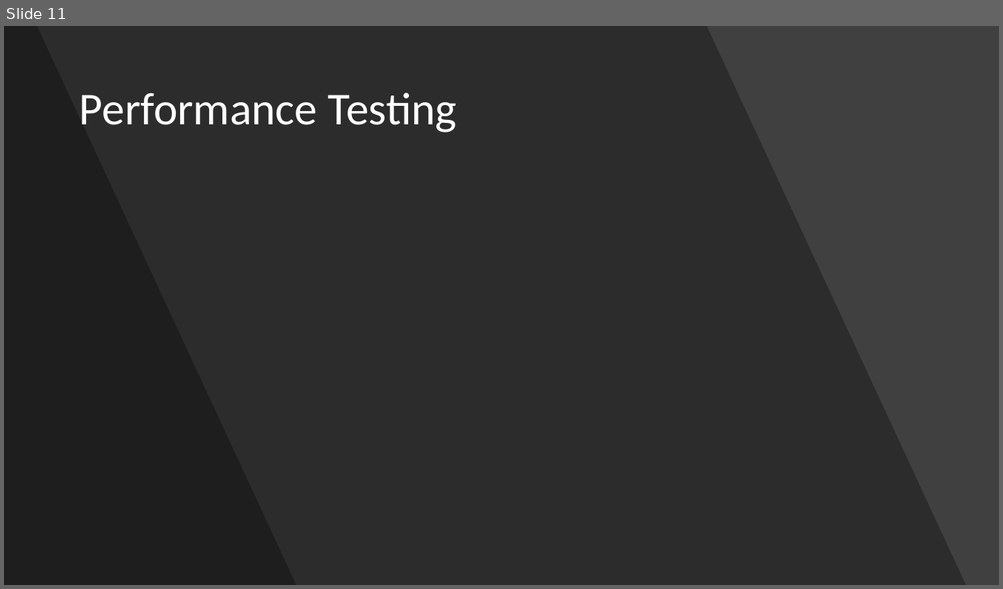
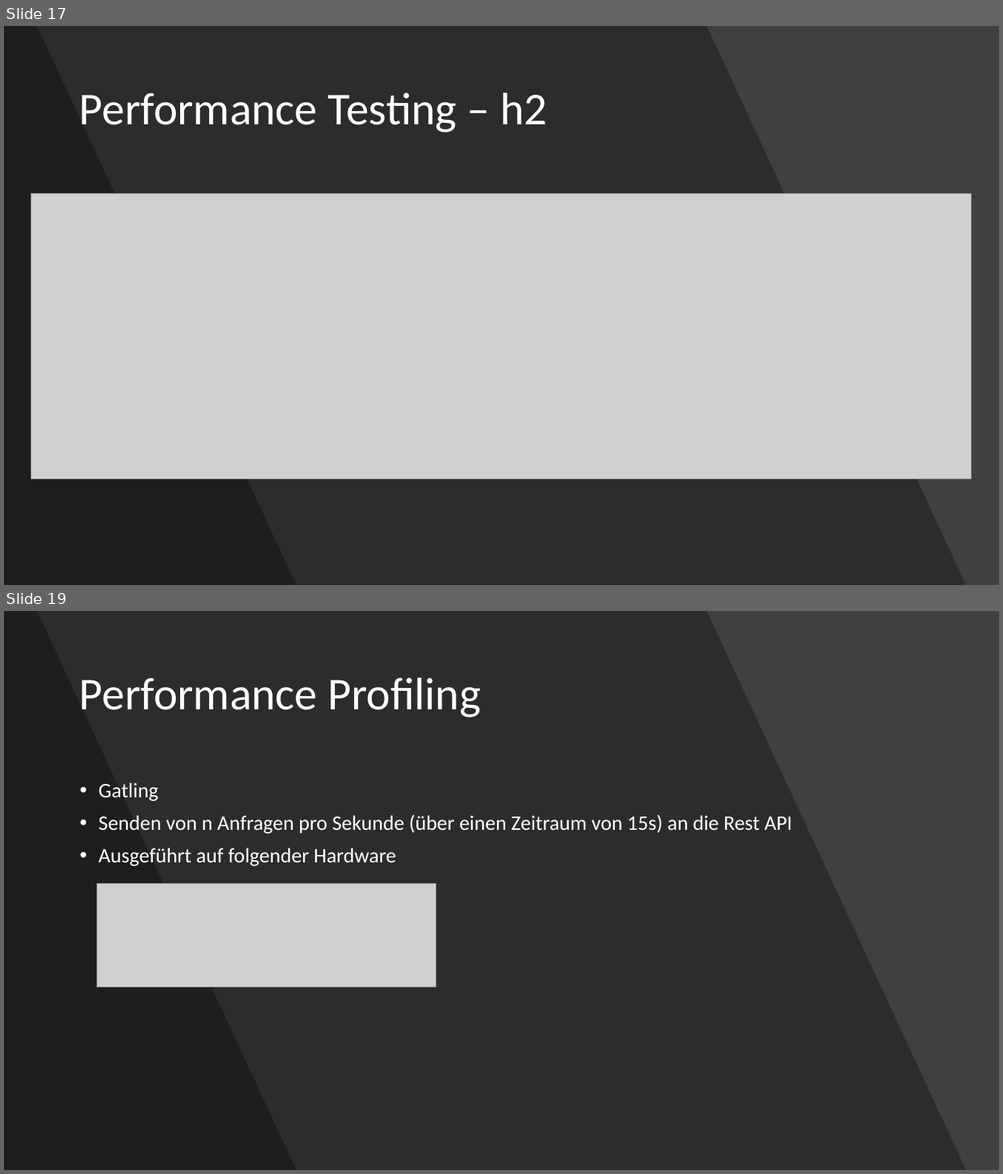
Before and after one commit to webbureaucrat/learn-duel, a slide deck: swar_learn_duel.pptx. Shown one above the other, each under a label of ours: slide 11 before the commit, slides 17 and 19 after it; the slides between them are not shown. The pictures are 1003x589 and 1003x1174 pixels, drawn with LibreOffice and Linux fonts; fonts in the diff are those of the drawing; grey boxes stand for pictures. Boxes give left, top, right and bottom in pixels: in the first picture for what was removed or moved away, otherwise in the second. Text is boxed around its words. In the diff, an @@ line names an element or a change of style, - is before the commit and + after.

```diff
--- a/swar_learn_duel.pptx
+++ b/swar_learn_duel.pptx
@@ slide 19 added at <box>4,611,999,1170</box>, background #404040 @@
@@ freeform shape added at <box>4,611,966,1170</box>, fill #000000 at 30% opacity @@
@@ freeform shape added at <box>4,611,296,1170</box>, fill #000000 at 30% opacity @@
@@ title added at <box>79,678,481,718</box>, 44 pt, text #FFFFFF @@
+Performance Profiling
@@ text added at <box>99,783,792,866</box>, 20 pt, text #FFFFFF @@
+• Gatling
+• Senden von n Anfragen pro Sekunde (über einen Zeitraum von 15s) an die Rest API
+• Ausgeführt auf folgender Hardware
@@ picture added at <box>96,883,436,987</box> @@
@@ what was slide 11 is now slide 17 @@
@@ slide 17 changed as well @@
@@ title at <box>79,93,547,133</box>: text changed @@
-Performance Testing
+Performance Testing – h2
@@ picture added at <box>31,194,972,479</box> @@
```
Also in this commit, not shown: 8 other slides changed, 10 other slides added, 2 slides removed.
